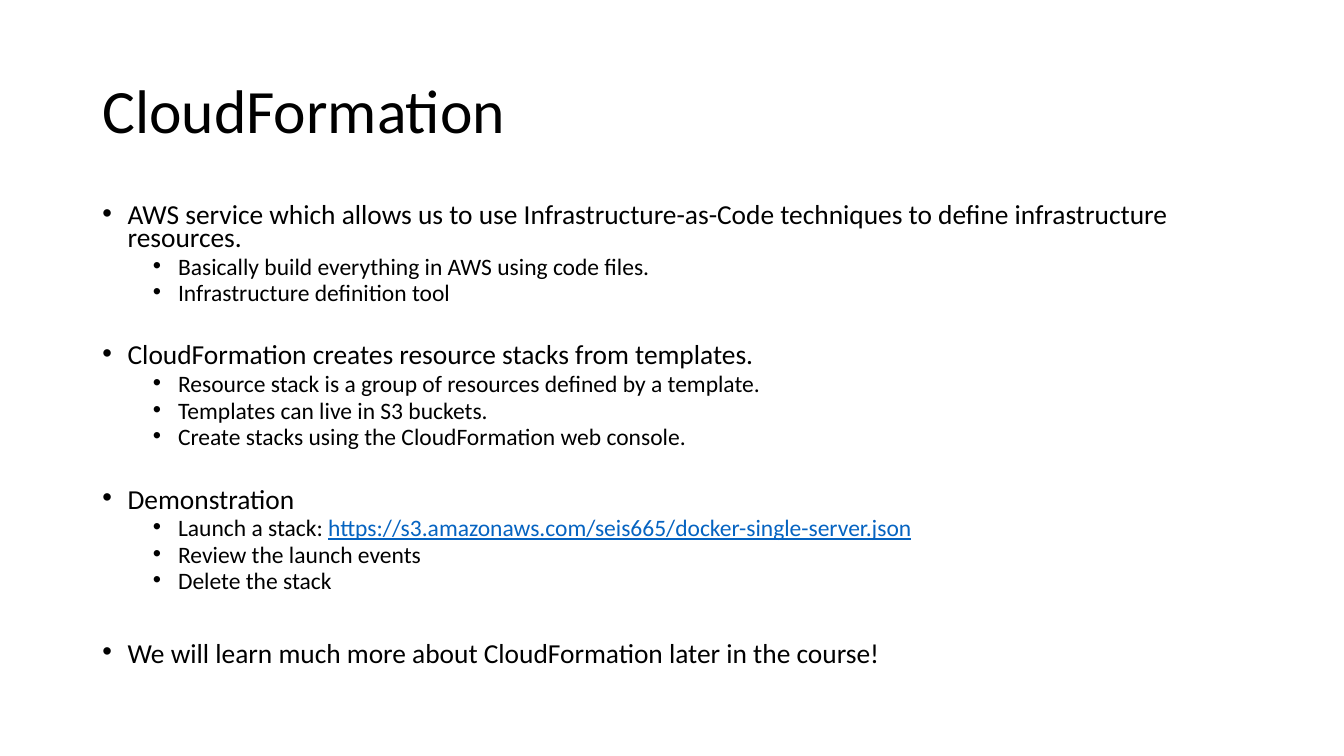
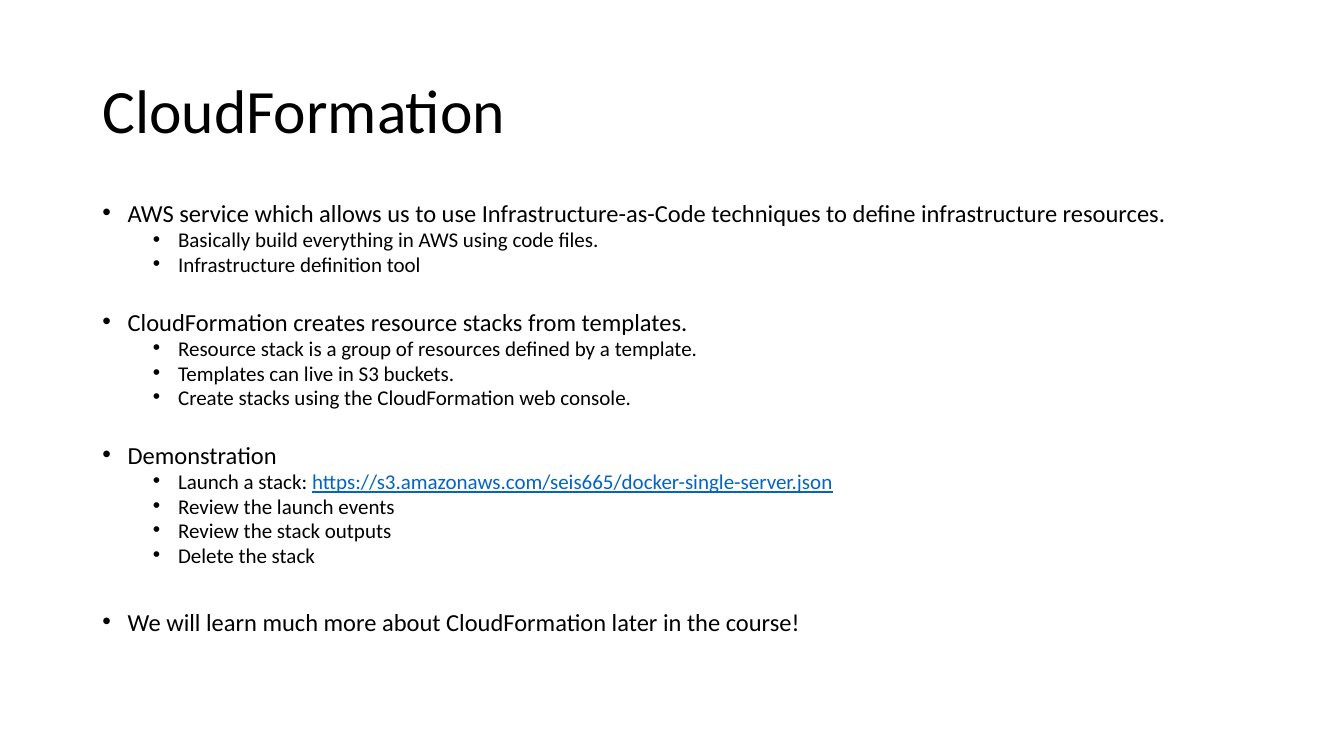
Before and after one commit to jasondbaker/infrastructure-class, a slide deck: slide 6 of lectures/lecture-review-week-6.pptx. Drawn at 1344x756 pixels with LibreOffice and Linux fonts; fonts in the diff are those of the drawing. Boxes give left, top, right and bottom in pixels: in the first picture for what was removed or moved away, otherwise in the second. Text is boxed around its words. In the diff, an @@ line names an element or a change of style, - is before the commit and + after.

```diff
--- a/lectures/lecture-review-week-6.pptx
+++ b/lectures/lecture-review-week-6.pptx
@@ text at [128, 205, 1165, 631]: size 19.6 to 17.5 pt in "AWS service which allows us to use ...", "CloudFormation creates resource stacks from templates.", "Demonstration", "We will learn much more about CloudFormation ..."; size 16.8 to 15 pt in "Basically build everything in AWS using code ...", "Infrastructure definition tool", "Resource stack is a group of resources ...", "Templates can live in S3 buckets." and 4 more places @@
@@ text at [178, 523, 391, 542]: paragraph added @@
+  • Review the stack outputs
```
Also in this commit, not shown: 3 other files.
